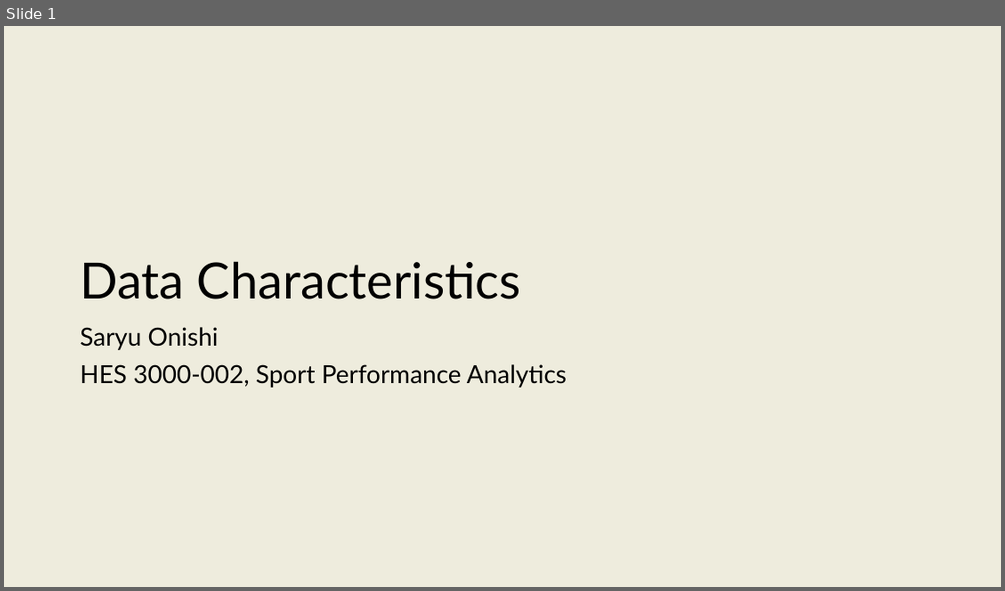
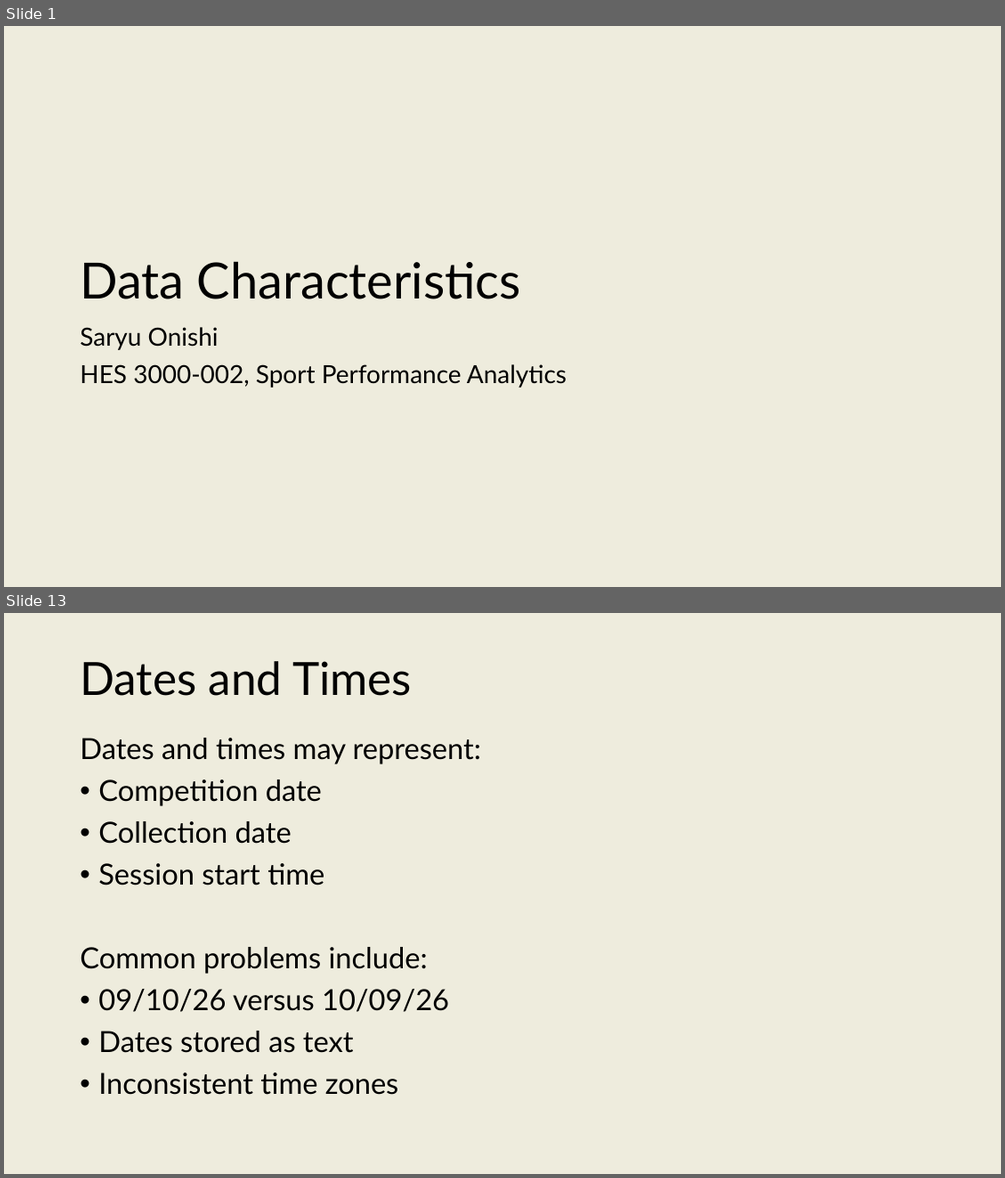
Before and after one commit to onishisaryu/HES-3000-Sports-Data-Analytics, a slide deck: pptx/Lecture6.pptx. Shown one above the other, each under a label of ours: slide 1 before the commit, slides 1 and 13 after it; the slides between them are not shown. The pictures are 1005x591 and 1005x1178 pixels, drawn with LibreOffice and Linux fonts; fonts in the diff are those of the drawing. Boxes give left, top, right and bottom in pixels: in the first picture for what was removed or moved away, otherwise in the second. Text is boxed around its words. In the diff, an @@ line names an element or a change of style, - is before the commit and + after.

```diff
--- a/pptx/Lecture6.pptx
+++ b/pptx/Lecture6.pptx
@@ slide 13 added at (4, 613, 1001, 1174), background #EEECDD @@
@@ title added at (80, 661, 412, 696), 44 pt, text #000000 @@
+Dates and Times
@@ text added at (80, 738, 481, 1094), 28 pt, text #000000 @@
+Dates and times may represent:
+• Competition date
+• Collection date
+• Session start time
+Common problems include:
+• 09/10/26 versus 10/09/26
+• Dates stored as text
+• Inconsistent time zones
```
Also in this commit, not shown: 1 slide changed, 28 other slides added, 3 other files.
